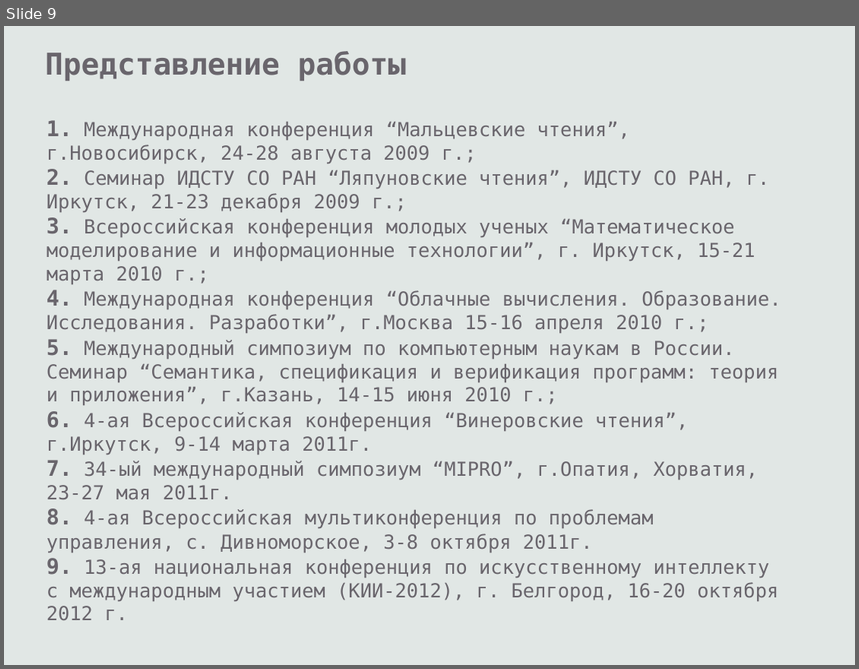
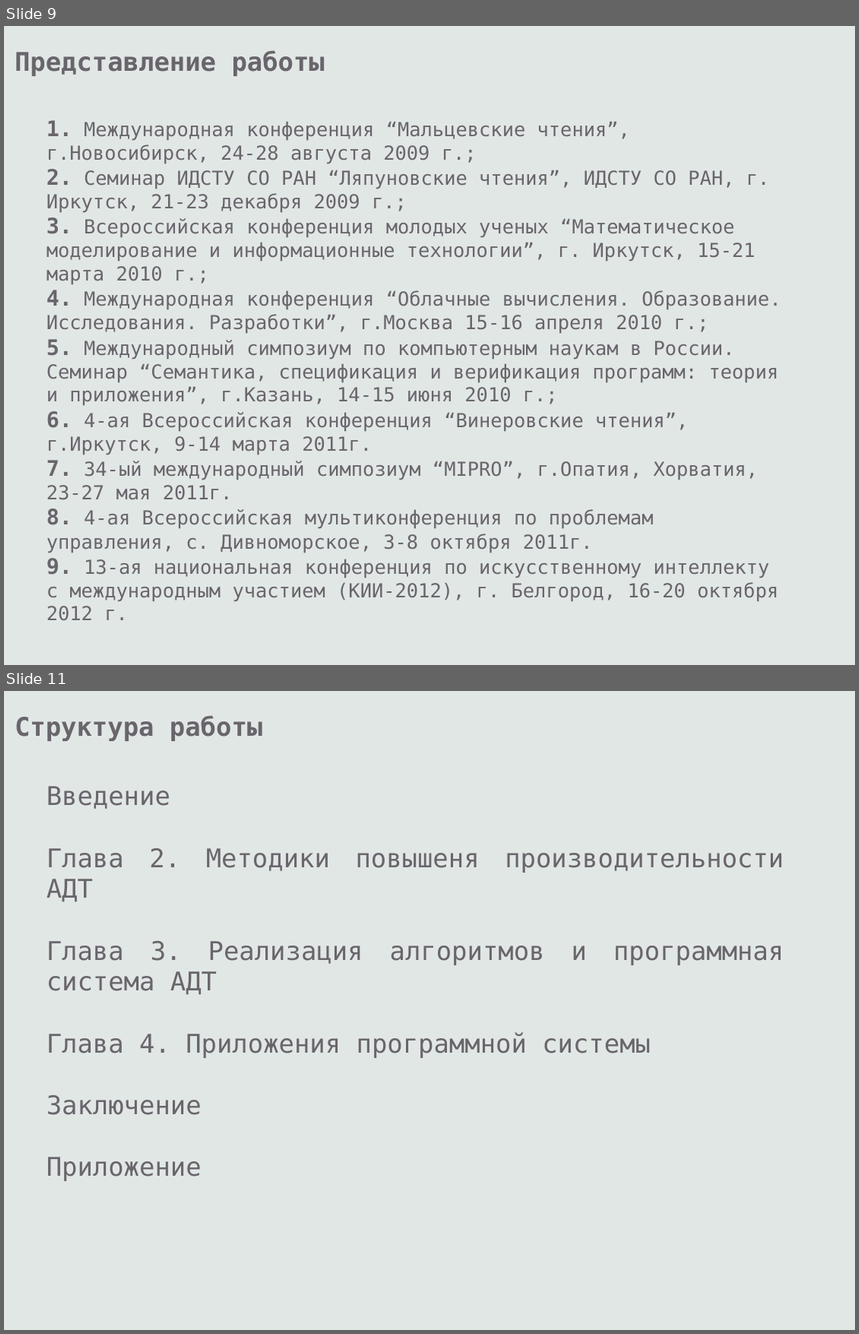
Before and after one commit to eugeneai/prisnif, a slide deck: brick/pres/pacman.odp. Shown one above the other, each under a label of ours: slide 9 before the commit, slides 9 and 11 after it; the slides between them are not shown. The pictures are 859x669 and 859x1334 pixels, drawn with LibreOffice and Linux fonts; fonts in the diff are those of the drawing. Boxes give left, top, right and bottom in pixels: in the first picture for what was removed or moved away, otherwise in the second. Text is boxed around its words. In the diff, an @@ line names an element or a change of style, - is before the commit and + after.

```diff
--- a/brick/pres/pacman.odp
+++ b/brick/pres/pacman.odp
@@ slide 11 added at [4, 691, 855, 1330], background #E1E7E5 @@
@@ text added at [15, 715, 262, 741], 24 pt, text #69656C, bold @@
+Структура работы
@@ text added at [47, 786, 784, 1181], 24 pt, text #69656C @@
+Введение
+Глава 2. Методики повышеня производительности АДТ
+Глава 3. Реализация алгоритмов и программная система АДТ
+Глава 4. Приложения программной системы
+Заключение
+Приложение
@@ slide 9 changed as well @@
@@ text "Представление работы": place and size @@
-text "Представление работы" at [45, 51, 407, 81]
+text "Представление работы" at [15, 50, 325, 76]
@@ text "Представление работы" at [15, 50, 325, 76]: size 28 to 24 pt @@
```
Also in this commit, not shown: 8 other slides changed, 8 other slides added, 7 slides removed, 1 other file.
